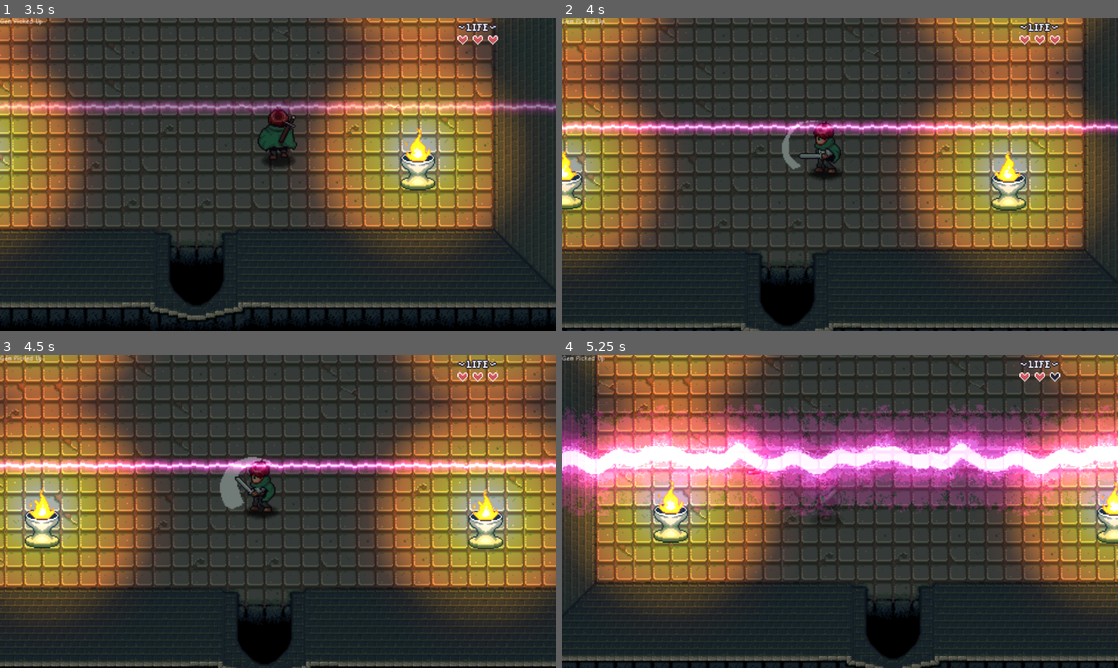
Above: before the commit, frames 1-4 (two rows, left to right).
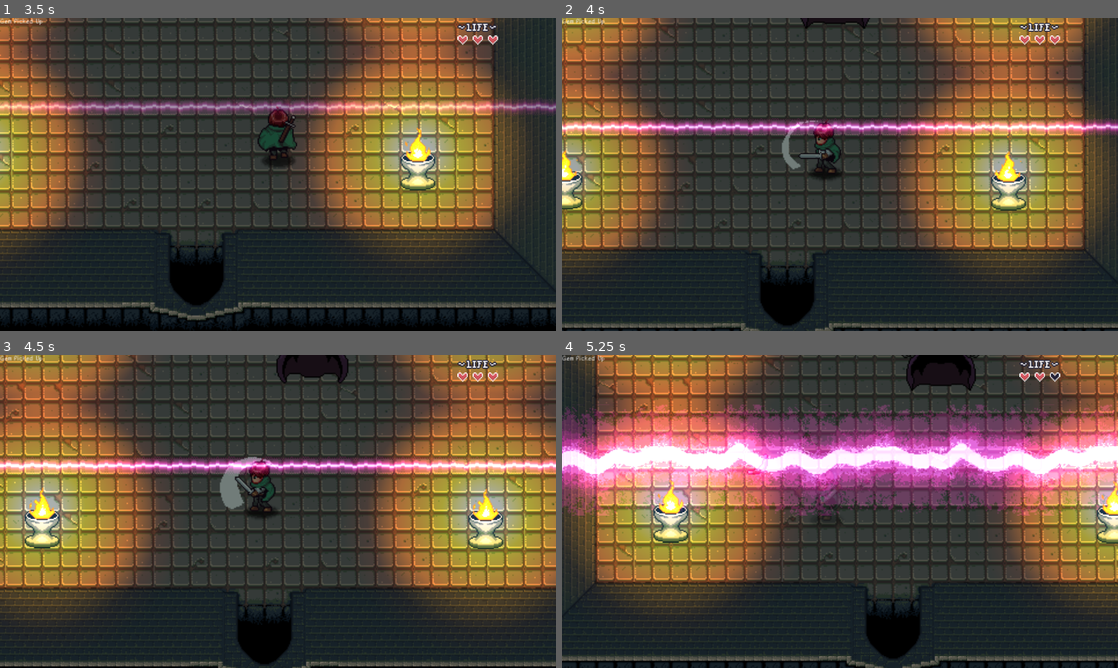
Above: after the commit, the same moments.

Repository: Folkor42/2D-Action-Adventure
Game: Godot game, scene res://Levels/Dungeon1/Dungeon_03.tscn
Two runs of this game, one before a commit and one after it. Both use one fixed random seed, a clock stepped at 60 frames per second and the inputs below. This scene is started directly instead of the project's main scene. Sound files missing from this copy of the repository are replaced by a short silence.
Inputs:
- Up to frame 1 (3.5 s): tap Enter (ui_accept) at 0.5, 0.77, 1.52, 3.02 s; hold Right (right) 0.53-1.28 s; hold Z (attack) 0.53-1.28 s; hold Down (down) 1.28-2.03 s; tap X (ability) at 1.35 s; tap Z (attack) at 1.55, 3.05 s; hold Right (right) 2.03-2.78 s; hold Z (attack) 2.03-2.78 s; hold Up (up) from 2.78 s (still down); tap Space (interact) at 2.85 s
- Up to frame 2 (4 s): release Up (up) at 3.53 s; hold Left (left) from 3.53 s (still down); hold T (test) from 3.53 s (still down); tap Enter (ui_accept) at 3.77 s; tap Z (attack) at 3.8 s
- Up to frame 3 (4.5 s): keep holding Left (left); release T (test) at 4.28 s; tap Z (attack) at 4.35 s
- Up to frame 4 (5.25 s): tap Enter (ui_accept) at 4.52 s; release Left (left) at 5.03 s; hold Down (down) from 5.03 s (still down); hold X (ability) from 5.03 s (still down)

Frame 1 is identical in both runs. In frame 2, 0.2% of the frame differs, in the area x 42-56%, y 0-4%; in frame 3, 0.8%; in frame 4, 1.1%, in the area x 61-76%, y 0-12%.

Commit message:
Made basic animations

Diff:
--- /dev/null
+++ b/Levels/Dungeon1/DarkWizard/dark_wizard.tscn
@@ -0,0 +1,436 @@
+[gd_scene load_steps=25 format=3 uid="uid://ceqlt5anxjy2b"]
+
+[ext_resource type="Texture2D" uid="uid://bkenvsnuofm88" path="res://Levels/Dungeon1/DarkWizard/sprites/boss-cloak.png" id="1_5x1in"]
+[ext_resource type="Script" path="res://Enemies/scripts/enemy.gd" id="1_x74fa"]
+[ext_resource type="Texture2D" uid="uid://cqcel3b0ff6no" path="res://Levels/Dungeon1/DarkWizard/sprites/boss-hand.png" id="2_h6dxu"]
+[ext_resource type="Script" path="res://Enemies/scripts/Enemy_State_Machine.gd" id="4_ilq4a"]
+[ext_resource type="Script" path="res://Enemies/scripts/States/enemy_state_idle.gd" id="5_g8bh2"]
+[ext_resource type="Script" path="res://Enemies/scripts/States/enemy_state_destroy.gd" id="6_n6vk8"]
+[ext_resource type="Script" path="res://Enemies/scripts/States/enemy_state_stun.gd" id="7_xeqx3"]
+[ext_resource type="Script" path="res://Enemies/scripts/States/enemy_state_wander.gd" id="8_gc33a"]
+[ext_resource type="Script" path="res://Enemies/scripts/States/enemy_state_chase.gd" id="9_nlq1m"]
+[ext_resource type="Script" path="res://General Nodes/HitBox/hit_box.gd" id="9_veya5"]
+[ext_resource type="Script" path="res://Enemies/scripts/VisionArea.gd" id="11_rbg72"]
+[ext_resource type="Script" path="res://General Nodes/HurtBox/hurt_box.gd" id="12_uoeiu"]
+
+[sub_resource type="Animation" id="Animation_1nhm6"]
+length = 0.001
+tracks/0/type = "value"
+tracks/0/imported = false
+tracks/0/enabled = true
+tracks/0/path = NodePath("Sprite2D:frame")
+tracks/0/interp = 1
+tracks/0/loop_wrap = true
+tracks/0/keys = {
+"times": PackedFloat32Array(0),
+"transitions": PackedFloat32Array(1),
+"update": 1,
+"values": [0]
+}
+tracks/1/type = "value"
+tracks/1/imported = false
+tracks/1/enabled = true
+tracks/1/path = NodePath("Left Hand:frame")
+tracks/1/interp = 1
+tracks/1/loop_wrap = true
+tracks/1/keys = {
+"times": PackedFloat32Array(0),
+"transitions": PackedFloat32Array(1),
+"update": 1,
+"values": [0]
+}
+tracks/2/type = "value"
+tracks/2/imported = false
+tracks/2/enabled = true
+tracks/2/path = NodePath("Right Hand:frame")
+tracks/2/interp = 1
+tracks/2/loop_wrap = true
+tracks/2/keys = {
+"times": PackedFloat32Array(0),
+"transitions": PackedFloat32Array(1),
+"update": 1,
+"values": [0]
+}
+
+[sub_resource type="Animation" id="Animation_fcrk5"]
+resource_name = "idle_down"
+length = 0.3
+loop_mode = 1
+tracks/0/type = "value"
+tracks/0/imported = false
+tracks/0/enabled = true
+tracks/0/path = NodePath("Sprite2D:frame")
+tracks/0/interp = 1
+tracks/0/loop_wrap = true
+tracks/0/keys = {
+"times": PackedFloat32Array(0, 0.3),
+"transitions": PackedFloat32Array(1, 1),
+"update": 0,
+"values": [0, 1]
+}
+tracks/1/type = "value"
+tracks/1/imported = false
+tracks/1/enabled = true
+tracks/1/path = NodePath("Left Hand:frame")
+tracks/1/interp = 1
+tracks/1/loop_wrap = true
+tracks/1/keys = {
+"times": PackedFloat32Array(0),
+"transitions": PackedFloat32Array(1),
+"update": 1,
+"values": [0]
+}
+tracks/2/type = "value"
+tracks/2/imported = false
+tracks/2/enabled = true
+tracks/2/path = NodePath("Right Hand:frame")
+tracks/2/interp = 1
+tracks/2/loop_wrap = true
+tracks/2/keys = {
+"times": PackedFloat32Array(0),
+"transitions": PackedFloat32Array(1),
+"update": 1,
+"values": [0]
+}
+
+[sub_resource type="Animation" id="Animation_87aux"]
+resource_name = "idle_side"
+length = 0.3
+loop_mode = 1
+tracks/0/type = "value"
+tracks/0/imported = false
+tracks/0/enabled = true
+tracks/0/path = NodePath("Sprite2D:frame")
+tracks/0/interp = 1
+tracks/0/loop_wrap = true
+tracks/0/keys = {
+"times": PackedFloat32Array(0, 0.3),
+"transitions": PackedFloat32Array(1, 1),
+"update": 0,
+"values": [6, 8]
+}
+tracks/1/type = "value"
+tracks/1/imported = false
+tracks/1/enabled = true
+tracks/1/path = NodePath("Left Hand:frame")
+tracks/1/interp = 1
+tracks/1/loop_wrap = true
+tracks/1/keys = {
+"times": PackedFloat32Array(0),
+"transitions": PackedFloat32Array(1),
+"update": 1,
+"values": [8]
+}
+tracks/2/type = "value"
+tracks/2/imported = false
+tracks/2/enabled = true
+tracks/2/path = NodePath("Right Hand:frame")
+tracks/2/interp = 1
+tracks/2/loop_wrap = true
+tracks/2/keys = {
+"times": PackedFloat32Array(0),
+"transitions": PackedFloat32Array(1),
+"update": 1,
+"values": [8]
+}
+
+[sub_resource type="Animation" id="Animation_3nml5"]
+resource_name = "idle_up"
+length = 0.3
+loop_mode = 1
+tracks/0/type = "value"
+tracks/0/imported = false
+tracks/0/enabled = true
+tracks/0/path = NodePath("Sprite2D:frame")
+tracks/0/interp = 1
+tracks/0/loop_wrap = true
+tracks/0/keys = {
+"times": PackedFloat32Array(0, 0.3),
+"transitions": PackedFloat32Array(1, 1),
+"update": 0,
+"values": [3, 5]
+}
+tracks/1/type = "value"
+tracks/1/imported = false
+tracks/1/enabled = true
+tracks/1/path = NodePath("Left Hand:frame")
+tracks/1/interp = 1
+tracks/1/loop_wrap = true
+tracks/1/keys = {
+"times": PackedFloat32Array(0),
+"transitions": PackedFloat32Array(1),
+"update": 1,
+"values": [4]
+}
+tracks/2/type = "value"
+tracks/2/imported = false
+tracks/2/enabled = true
+tracks/2/path = NodePath("Right Hand:frame")
+tracks/2/interp = 1
+tracks/2/loop_wrap = true
+tracks/2/keys = {
+"times": PackedFloat32Array(0),
+"transitions": PackedFloat32Array(1),
+"update": 1,
+"values": [4]
+}
+
+[sub_resource type="Animation" id="Animation_xjuma"]
+resource_name = "cast_down"
+length = 0.9
+loop_mode = 1
+step = 0.05
+tracks/0/type = "value"
+tracks/0/imported = false
+tracks/0/enabled = true
+tracks/0/path = NodePath("Sprite2D:frame")
+tracks/0/interp = 1
+tracks/0/loop_wrap = true
+tracks/0/keys = {
+"times": PackedFloat32Array(0, 0.25, 0.45, 0.7),
+"transitions": PackedFloat32Array(1, 1, 1, 1),
+"update": 0,
+"values": [0, 2, 0, 2]
+}
+tracks/1/type = "value"
+tracks/1/imported = false
+tracks/1/enabled = true
+tracks/1/path = NodePath("Left Hand:frame")
+tracks/1/interp = 1
+tracks/1/loop_wrap = true
+tracks/1/keys = {
+"times": PackedFloat32Array(0, 0.3, 0.6),
+"transitions": PackedFloat32Array(1, 1, 1),
+"update": 0,
+"values": [0, 3, 0]
+}
+tracks/2/type = "value"
+tracks/2/imported = false
+tracks/2/enabled = true
+tracks/2/path = NodePath("Right Hand:frame")
+tracks/2/interp = 1
+tracks/2/loop_wrap = true
+tracks/2/keys = {
+"times": PackedFloat32Array(0.3, 0.6, 0.9),
+"transitions": PackedFloat32Array(1, 1, 1),
+"update": 0,
+"values": [0, 3, 0]
+}
+
+[sub_resource type="Animation" id="Animation_clrnh"]
+resource_name = "stun_down"
+length = 0.1
+tracks/0/type = "value"
+tracks/0/imported = false
+tracks/0/enabled = true
+tracks/0/path = NodePath("Sprite2D:frame")
+tracks/0/interp = 1
+tracks/0/loop_wrap = true
+tracks/0/keys = {
+"times": PackedFloat32Array(0, 0.1),
+"transitions": PackedFloat32Array(1, 1),
+"update": 0,
+"values": [0, 1]
+}
+tracks/1/type = "value"
+tracks/1/imported = false
+tracks/1/enabled = true
+tracks/1/path = NodePath("Left Hand:frame")
+tracks/1/interp = 1
+tracks/1/loop_wrap = true
+tracks/1/keys = {
+"times": PackedFloat32Array(0, 0.1),
+"transitions": PackedFloat32Array(1, 1),
+"update": 0,
+"values": [2, 0]
+}
+tracks/2/type = "value"
+tracks/2/imported = false
+tracks/2/enabled = true
+tracks/2/path = NodePath("Right Hand:frame")
+tracks/2/interp = 1
+tracks/2/loop_wrap = true
+tracks/2/keys = {
+"times": PackedFloat32Array(0, 0.1),
+"transitions": PackedFloat32Array(1, 1),
+"update": 0,
+"values": [2, 0]
+}
+
+[sub_resource type="Animation" id="Animation_nv6oo"]
+resource_name = "stun_up"
+length = 0.1
+tracks/0/type = "value"
+tracks/0/imported = false
+tracks/0/enabled = true
+tracks/0/path = NodePath("Sprite2D:frame")
+tracks/0/interp = 1
+tracks/0/loop_wrap = true
+tracks/0/keys = {
+"times": PackedFloat32Array(0, 0.1),
+"transitions": PackedFloat32Array(1, 1),
+"update": 0,
+"values": [3, 5]
+}
+tracks/1/type = "value"
+tracks/1/imported = false
+tracks/1/enabled = true
+tracks/1/path = NodePath("Left Hand:frame")
+tracks/1/interp = 1
+tracks/1/loop_wrap = true
+tracks/1/keys = {
+"times": PackedFloat32Array(0, 0.1),
+"transitions": PackedFloat32Array(1, 1),
+"update": 0,
+"values": [6, 4]
+}
+tracks/2/type = "value"
+tracks/2/imported = false
+tracks/2/enabled = true
+tracks/2/path = NodePath("Right Hand:frame")
+tracks/2/interp = 1
+tracks/2/loop_wrap = true
+tracks/2/keys = {
+"times": PackedFloat32Array(0, 0.1),
+"transitions": PackedFloat32Array(1, 1),
+"update": 0,
+"values": [6, 4]
+}
+
+[sub_resource type="Animation" id="Animation_lhy63"]
+resource_name = "stun_side"
+length = 0.1
+tracks/0/type = "value"
+tracks/0/imported = false
+tracks/0/enabled = true
+tracks/0/path = NodePath("Sprite2D:frame")
+tracks/0/interp = 1
+tracks/0/loop_wrap = true
+tracks/0/keys = {
+"times": PackedFloat32Array(0, 0.1),
+"transitions": PackedFloat32Array(1, 1),
+"update": 0,
+"values": [6, 8]
+}
+tracks/1/type = "value"
+tracks/1/imported = false
+tracks/1/enabled = true
+tracks/1/path = NodePath("Left Hand:frame")
+tracks/1/interp = 1
+tracks/1/loop_wrap = true
+tracks/1/keys = {
+"times": PackedFloat32Array(0, 0.1),
+"transitions": PackedFloat32Array(1, 1),
+"update": 0,
+"values": [10, 8]
+}
+tracks/2/type = "value"
+tracks/2/imported = false
+tracks/2/enabled = true
+tracks/2/path = NodePath("Right Hand:frame")
+tracks/2/interp = 1
+tracks/2/loop_wrap = true
+tracks/2/keys = {
+"times": PackedFloat32Array(0, 0.1),
+"transitions": PackedFloat32Array(1, 1),
+"update": 0,
+"values": [10, 8]
+}
+
+[sub_resource type="AnimationLibrary" id="AnimationLibrary_qjh7q"]
+_data = {
+"RESET": SubResource("Animation_1nhm6"),
+"cast_down": SubResource("Animation_xjuma"),
+"idle_down": SubResource("Animation_fcrk5"),
+"idle_side": SubResource("Animation_87aux"),
+"idle_up": SubResource("Animation_3nml5"),
+"stun_down": SubResource("Animation_clrnh"),
+"stun_side": SubResource("Animation_lhy63"),
+"stun_up": SubResource("Animation_nv6oo")
+}
+
+[sub_resource type="CircleShape2D" id="CircleShape2D_42w3l"]
+radius = 27.4591
+
+[sub_resource type="RectangleShape2D" id="RectangleShape2D_8hx4w"]
+size = Vector2(44, 50)
+
+[sub_resource type="RectangleShape2D" id="RectangleShape2D_pys0d"]
+
+[node name="Dark Wizard" type="CharacterBody2D"]
+collision_mask = 16
+script = ExtResource("1_x74fa")
+hp = 6
+
+[node name="Sprite2D" type="Sprite2D" parent="."]
+texture = ExtResource("1_5x1in")
+hframes = 9
+
+[node name="AnimationPlayer" type="AnimationPlayer" parent="."]
+libraries = {
+"": SubResource("AnimationLibrary_qjh7q")
+}
+
+[node name="CollisionShape2D" type="CollisionShape2D" parent="."]
+visible = false
+shape = SubResource("CircleShape2D_42w3l")
+
+[node name="Left Hand" type="Sprite2D" parent="."]
+position = Vector2(26, 0)
+texture = ExtResource("2_h6dxu")
+hframes = 16
+
+[node name="Right Hand" type="Sprite2D" parent="."]
+position = Vector2(-27, 0)
+texture = ExtResource("2_h6dxu")
+flip_h = true
+hframes = 16
+
+[node name="EnemyStateMachine" type="Node" parent="."]
+script = ExtResource("4_ilq4a")
+
+[node name="EnemyStateIdle" type="Node" parent="EnemyStateMachine" node_paths=PackedStringArray("after_idle_state")]
+script = ExtResource("5_g8bh2")
+after_idle_state = NodePath("../EnemyStateWander")
+
+[node name="EnemyStateDestroy" type="Node" parent="EnemyStateMachine"]
+script = ExtResource("6_n6vk8")
+
+[node name="EnemyStateStun" type="Node" parent="EnemyStateMachine" node_paths=PackedStringArray("next_state")]
+script = ExtResource("7_xeqx3")
+next_state = NodePath("../EnemyStateWander")
+
+[node name="EnemyStateWander" type="Node" parent="EnemyStateMachine" node_paths=PackedStringArray("next_state")]
+script = ExtResource("8_gc33a")
+anim_name = "idle"
+next_state = NodePath("../EnemyStateIdle")
+
+[node name="EnemyStateChase" type="Node" parent="EnemyStateMachine" node_paths=PackedStringArray("vision_area", "attack_area")]
+script = ExtResource("9_nlq1m")
+anim_name = "cast"
+vision_area = NodePath("../../VisionArea")
+attack_area = NodePath("../../HurtBox")
+
+[node name="HitBox" type="Area2D" parent="."]
+collision_layer = 256
+collision_mask = 0
+script = ExtResource("9_veya5")
+
+[node name="CollisionShape2D" type="CollisionShape2D" parent="HitBox"]
+visible = false
+position = Vector2(-2, 7)
+shape = SubResource("RectangleShape2D_8hx4w")
+
+[node name="VisionArea" type="Area2D" parent="."]
+script = ExtResource("11_rbg72")
+
+[node name="CollisionPolygon2D" type="CollisionPolygon2D" parent="VisionArea"]
+position = Vector2(0, -8)
+polygon = PackedVector2Array(-16, 0, 16, 0, 128, 128, -128, 128)
+
+[node name="HurtBox" type="Area2D" parent="."]
+script = ExtResource("12_uoeiu")
+
+[node name="CollisionShape2D" type="CollisionShape2D" parent="HurtBox"]
+position = Vector2(0, 30)
+shape = SubResource("RectangleShape2D_pys0d")
--- a/Levels/Dungeon1/DarkWizard/energy_beam.tscn
+++ b/Levels/Dungeon1/DarkWizard/energy_beam.tscn
@@ -7,45 +7,6 @@
 [ext_resource type="Texture2D" uid="uid://du8eckenfc6l3" path="res://Levels/Dungeon1/DarkWizard/sprites/energy-beam-large.png" id="4_j2jtb"]
 [ext_resource type="Script" path="res://General Nodes/HurtBox/hurt_box.gd" id="5_dyy68"]
 [ext_resource type="AudioStream" uid="uid://dxgg3yj1677ju" path="res://Levels/Dungeon1/DarkWizard/audio/boss_beam.wav" id="5_grx2q"]
-
-[sub_resource type="Animation" id="Animation_rs07m"]
-resource_name = "default"
-tracks/0/type = "value"
-tracks/0/imported = false
-tracks/0/enabled = true
-tracks/0/path = NodePath("HurtBox:monitoring")
-tracks/0/interp = 1
-tracks/0/loop_wrap = true
-tracks/0/keys = {
-"times": PackedFloat32Array(0),
-"transitions": PackedFloat32Array(1),
-"update": 1,
-"values": [false]
-}
-tracks/1/type = "value"
-tracks/1/imported = false
-tracks/1/enabled = true
-tracks/1/path = NodePath("EnergyWarning:visible")
-tracks/1/interp = 1
-tracks/1/loop_wrap = true
-tracks/1/keys = {
-"times": PackedFloat32Array(0),
-"transitions": PackedFloat32Array(1),
-"update": 1,
-"values": [false]
-}
-tracks/2/type = "value"
-tracks/2/imported = false
-tracks/2/enabled = true
-tracks/2/path = NodePath("EnergyBeam:visible")
-tracks/2/interp = 1
-tracks/2/loop_wrap = true
-tracks/2/keys = {
-"times": PackedFloat32Array(0),
-"transitions": PackedFloat32Array(1),
-"update": 1,
-"values": [false]
-}
 
 [sub_resource type="Animation" id="Animation_21hay"]
 length = 0.001
@@ -189,6 +150,45 @@
 }
 tracks/5/use_blend = true
 
+[sub_resource type="Animation" id="Animation_rs07m"]
+resource_name = "default"
+tracks/0/type = "value"
+tracks/0/imported = false
+tracks/0/enabled = true
+tracks/0/path = NodePath("HurtBox:monitoring")
+tracks/0/interp = 1
+tracks/0/loop_wrap = true
+tracks/0/keys = {
+"times": PackedFloat32Array(0),
+"transitions": PackedFloat32Array(1),
+"update": 1,
+"values": [false]
+}
+tracks/1/type = "value"
+tracks/1/imported = false
+tracks/1/enabled = true
+tracks/1/path = NodePath("EnergyWarning:visible")
+tracks/1/interp = 1
+tracks/1/loop_wrap = true
+tracks/1/keys = {
+"times": PackedFloat32Array(0),
+"transitions": PackedFloat32Array(1),
+"update": 1,
+"values": [false]
+}
+tracks/2/type = "value"
+tracks/2/imported = false
+tracks/2/enabled = true
+tracks/2/path = NodePath("EnergyBeam:visible")
+tracks/2/interp = 1
+tracks/2/loop_wrap = true
+tracks/2/keys = {
+"times": PackedFloat32Array(0),
+"transitions": PackedFloat32Array(1),
+"update": 1,
+"values": [false]
+}
+
 [sub_resource type="AnimationLibrary" id="AnimationLibrary_l64s6"]
 _data = {
 "RESET": SubResource("Animation_21hay"),
--- a/Levels/Dungeon1/Dungeon_03.tscn
+++ b/Levels/Dungeon1/Dungeon_03.tscn
@@ -6,6 +6,7 @@
 [ext_resource type="PackedScene" uid="uid://cqtftu4m687ui" path="res://Levels/level_transition.tscn" id="4_7tsmy"]
 [ext_resource type="PackedScene" uid="uid://cdwgxk66kpnyg" path="res://Props/torches/torch_dungeon.tscn" id="5_s3vse"]
 [ext_resource type="PackedScene" uid="uid://brdgwmw38vuyy" path="res://Levels/Dungeon1/DarkWizard/energy_beam.tscn" id="6_f2wlq"]
+[ext_resource type="PackedScene" uid="uid://ceqlt5anxjy2b" path="res://Levels/Dungeon1/DarkWizard/dark_wizard.tscn" id="7_a4axs"]
 
 [node name="Dungeon03" type="Node2D"]
 position = Vector2(0, -1)
@@ -46,3 +47,6 @@
 [node name="EnergyBeam" parent="." instance=ExtResource("6_f2wlq")]
 position = Vector2(256, 151)
 use_timer = true
+
+[node name="Dark Wizard" parent="." instance=ExtResource("7_a4axs")]
+position = Vector2(255, 28)
Not shown: 1 places in Levels/Dungeon1/Dungeon_03.tscn that only renumber resources
